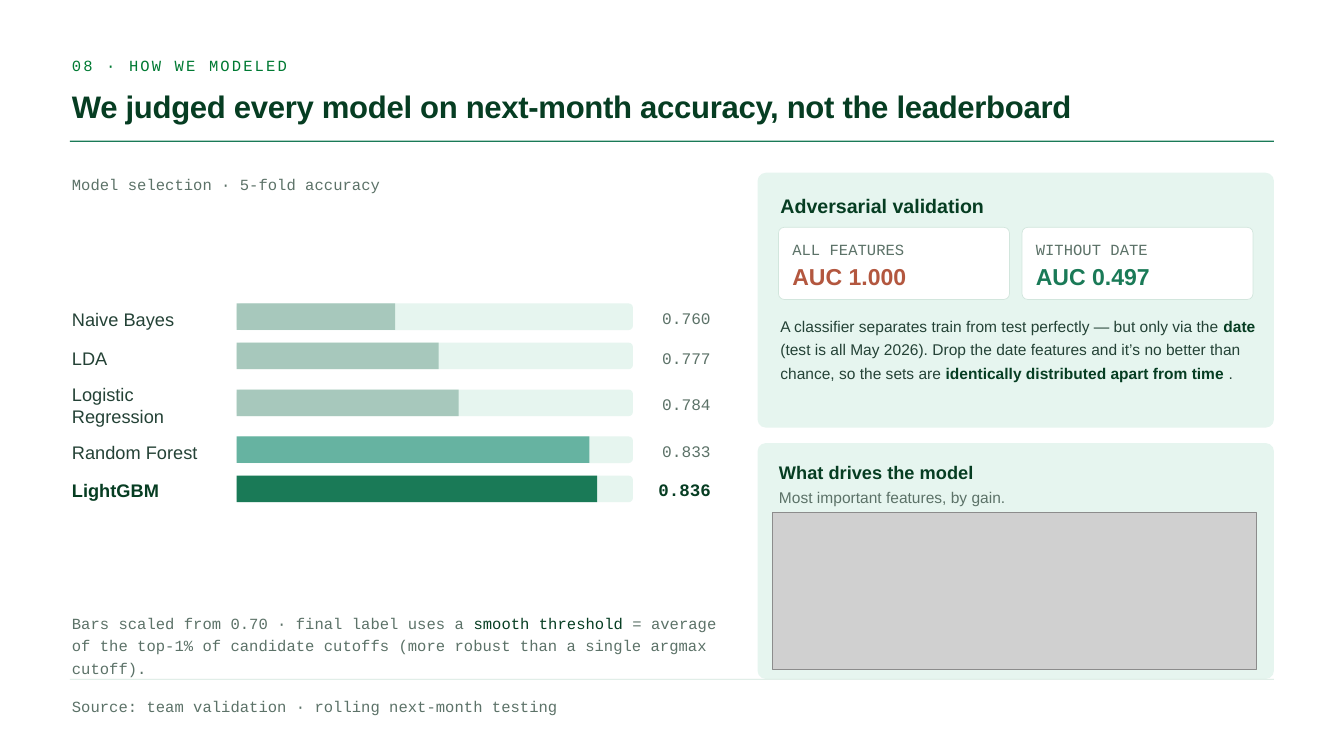
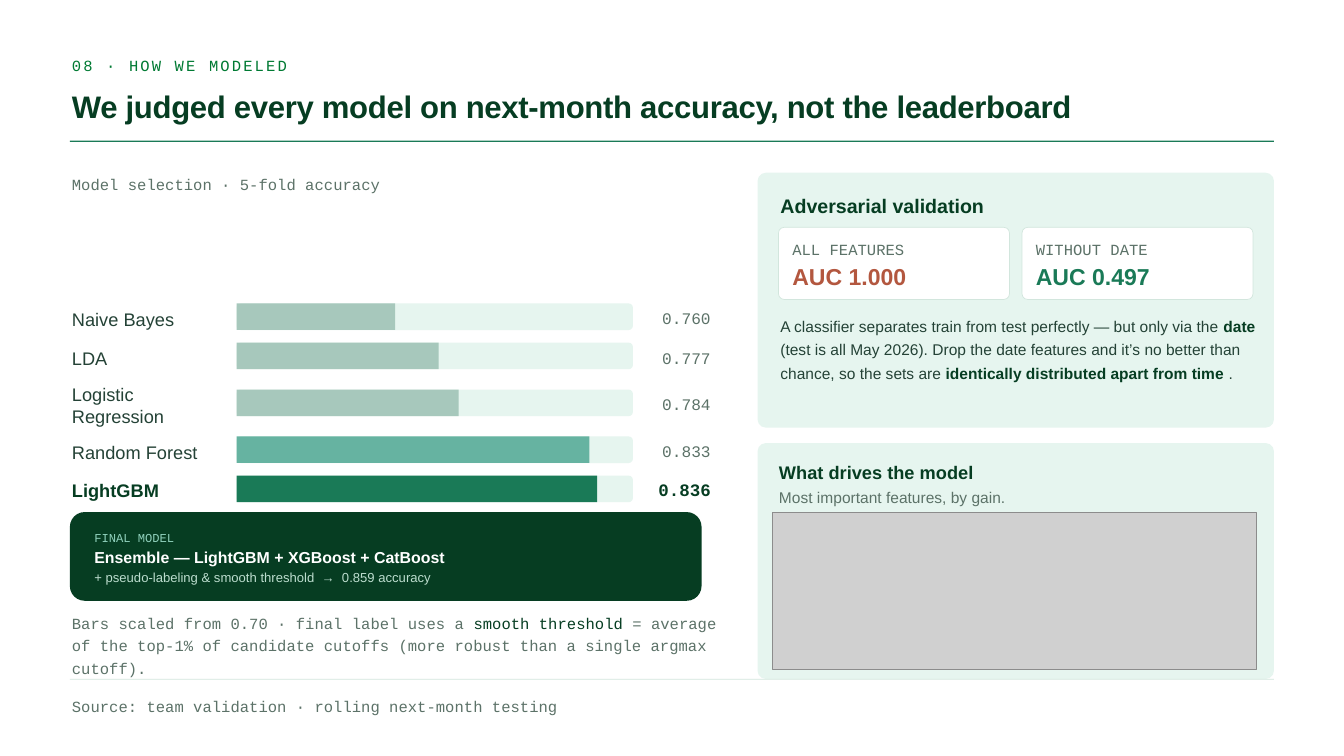
Before and after one commit to GianlucaBave/final-data-finance, a slide deck: slide 8 of presentation/Consulting_Finance_ML_Slides.pptx. Drawn at 1344x756 pixels with LibreOffice and Linux fonts; fonts in the diff are those of the drawing; grey boxes stand for pictures. Boxes give left, top, right and bottom in pixels: in the first picture for what was removed or moved away, otherwise in the second. Text is boxed around its words. In the diff, an @@ line names an element or a change of style, - is before the commit and + after.

Commit message:
Slide 8: add 'Final model' callout (ensemble LGBM+XGB+CatBoost -> 0.859)
Fixes the ambiguity that the bar chart's LightGBM 0.836 looked like the final model.
Bars now clearly = model selection; callout = the shipped ensemble.

```diff
--- a/presentation/Consulting_Finance_ML_Slides.pptx
+++ b/presentation/Consulting_Finance_ML_Slides.pptx
@@ rounded rectangle added at <box>70,512,702,601</box>, fill #063D22, 14 pt, text #BCDDCE @@
+FINAL MODEL
+Ensemble — LightGBM + XGBoost + CatBoost
++ pseudo-labeling & smooth threshold → 0.859 accuracy
```
